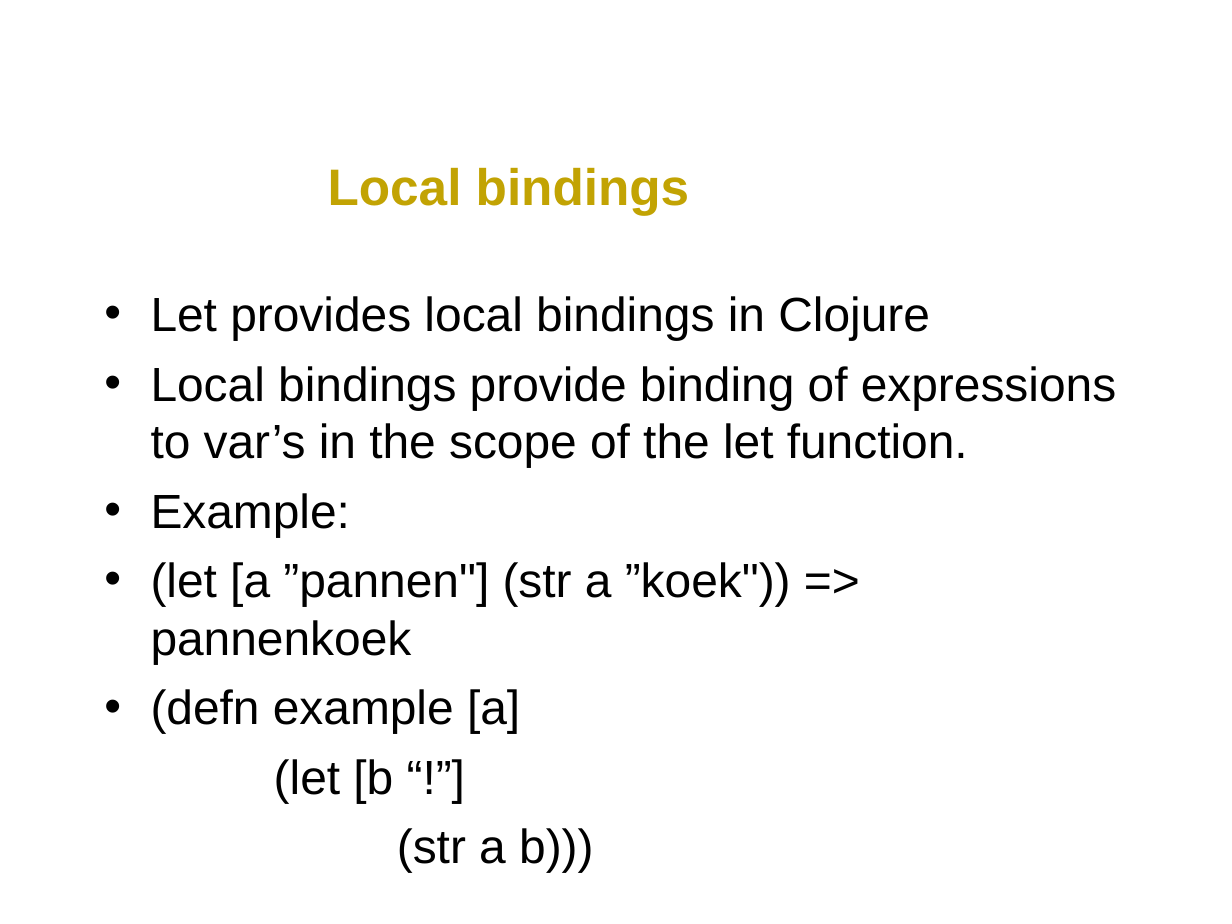
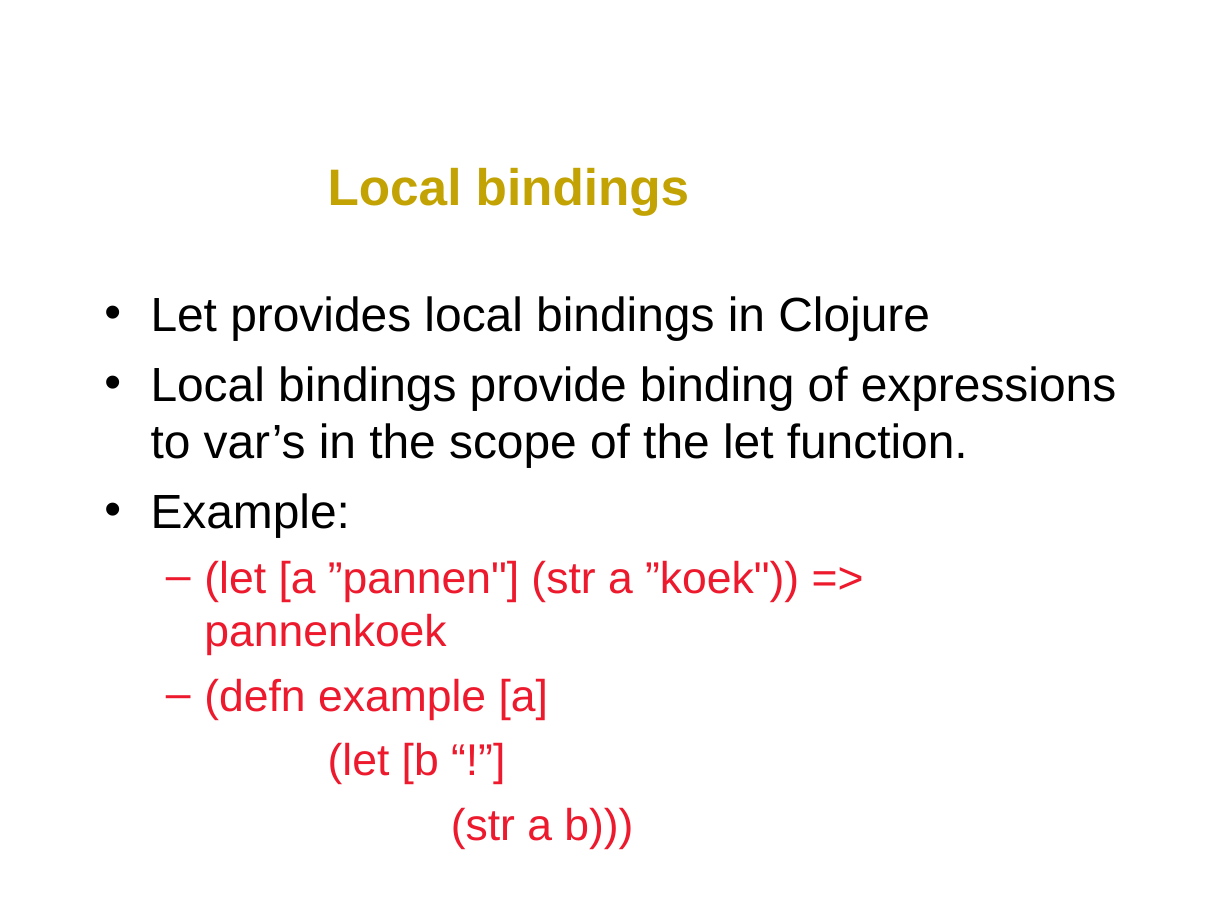
Before and after one commit to svdberg/ClojureJFall2011, a slide deck: slide 16 of ClojureWorkshop.ppt (slide 15 before the commit). Drawn at 1232x924 pixels with LibreOffice and Linux fonts; fonts in the diff are those of the drawing; background and template pictures are left out. Boxes give left, top, right and bottom in pixels: in the first picture for what was removed or moved away, otherwise in the second. Text is boxed around its words. In the diff, an @@ line names an element or a change of style, - is before the commit and + after.

```diff
--- a/ClojureWorkshop.ppt
+++ b/ClojureWorkshop.ppt
@@ text at box(204, 560, 799, 849): size 28 to 26 pt, text colour #000000 to #ED192D in "(let [a ”pannen"] (str a ”koek")) => ...", "(defn example [a]", "(let [b “!”]", "(str a b)))"; bullet • to –; list level 1 to 2 in "(let [a ”pannen"] (str a ..."; bullet colour #000000 to #ED192D; list level 1 to 2 in "(defn example [a]"; list level 1 to 2 in "(let [b “!”]"; list level 1 to 2 in "(str a b)))" @@
```
Also in this commit, not shown: 4 other slides changed, 1 slide added, 1 other file.
